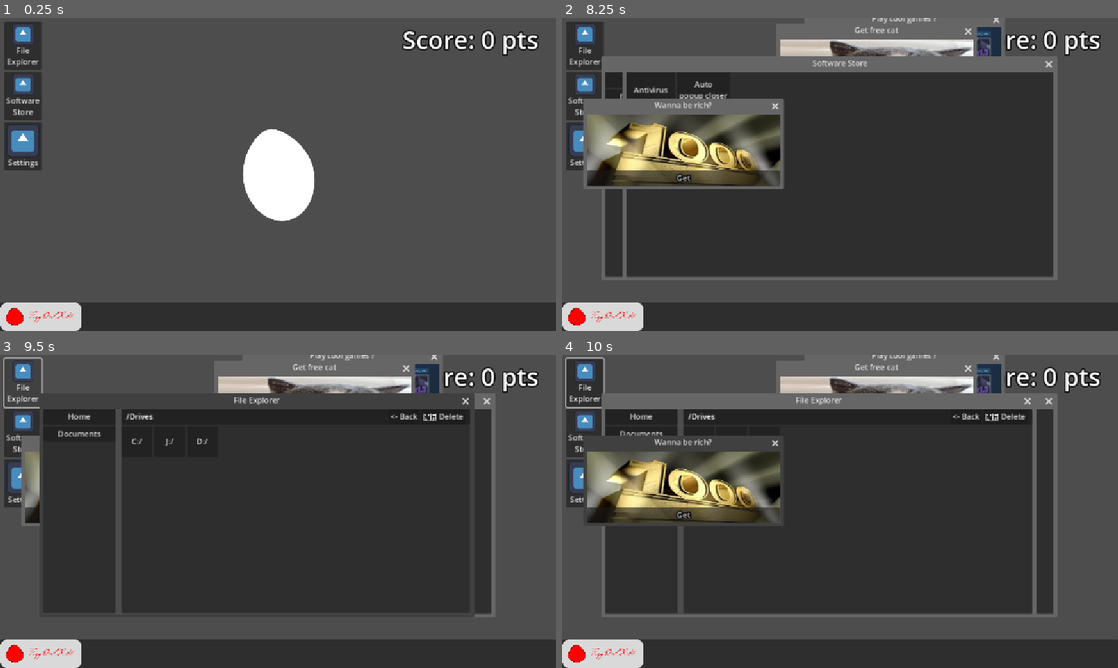
Above: before the commit, frames 1-4 (two rows, left to right).
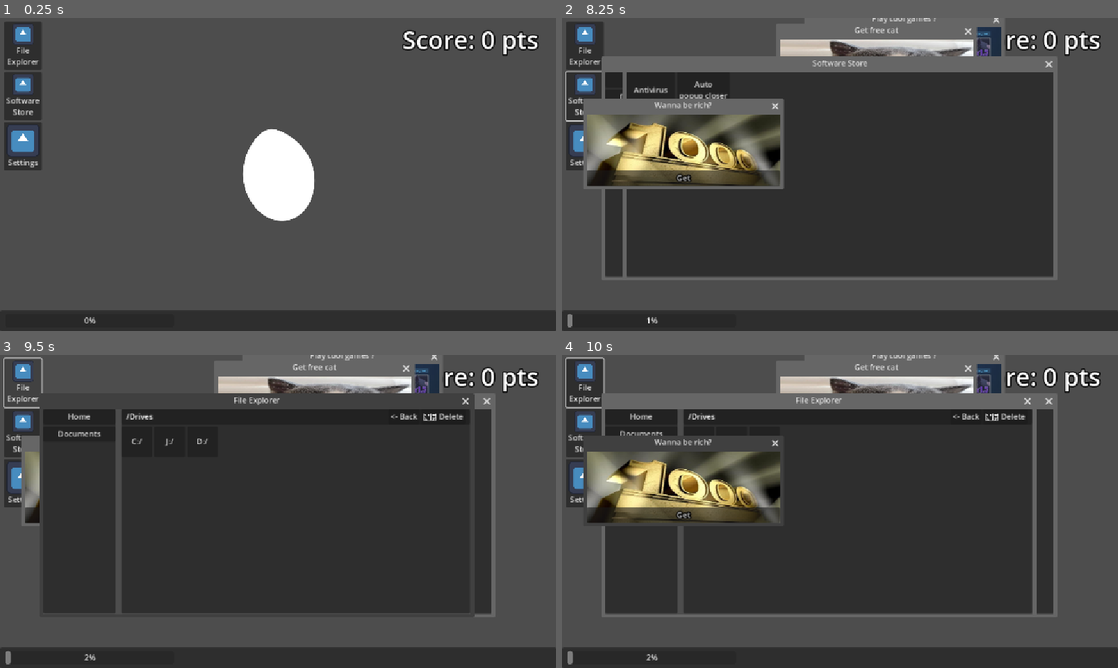
Above: after the commit, the same moments.

Repository: HA-Synchro/VirusControl
Game: Godot game, scene res://scenes/main.tscn
Same seed, same stepped clock (60 frames per second), same inputs: the game is played once before the commit and once after it. The engine's default icon, where the game draws it, is replaced by a stand-in: a white triangle on a blue panel in a dark square.
Inputs (mouse positions are in pixels of both pictures, inside the frame that each line leads up to):
- Up to frame 1 (0.25 s): no input
- Up to frame 2 (8.25 s): click (612, 315) at 0.52 s; click "File Explorer" at 1.25 s; click "Software Store" at 2 s; click "Antivirus (50 Pts)" at 2.75 s; click "Get" at 3.5 s; click "Home" at 4.25 s; click "Documents" at 5 s; click "C:/" at 5.75 s; click "J:/" at 6.5 s; click "D:/" at 7.25 s; click (612, 315) at 8.02 s
- Up to frame 3 (9.5 s): click "File Explorer" at 8.75 s
- Up to frame 4 (10 s): click "Software Store" at 9.5 s

The runs differ from the first frame. In frame 1, 3.4% of the frame differs, in the area x 0-100%, y 90-100%; in frame 2, 3.5%, in the area x 0-100%, y 16-100%; in frame 3, 3.4%; in frame 4, 3.4%.

Commit message:
Infection Meter & Autoclose Ability Upgrade Completed

Diff:
--- a/scenes/main.gd
+++ b/scenes/main.gd
@@ -1,10 +1,12 @@
 extends Control
 class_name DesktopEnvironment
 
+@export var infection_increase_threshold: float = 1.0
 @export var popups: Array[PackedScene]
 
 @export var file_explorer_scene: PackedScene
 @export var software_store_scene: PackedScene
+@export var infection_meter: ProgressBar
 
 @onready var spawn_area: ReferenceRect = $SpawnArea
 @onready var virus_popups: Control = $VirusPopups
@@ -15,11 +17,15 @@
 
 func _ready() -> void:
 	Events.virus_deleted.connect(_on_virus_deleted)
+	Events.autoclose_wait_time_changed.connect(_on_autoclose_wait_time_updated)
 
-func _process(_delta: float) -> void:
+func _process(delta: float) -> void:
 	get_score()
 	Global.score = clampi(Global.score, 0, Global.score)
 	score_label.text = "Score: %d pts" % Global.score
+	if Global.can_virus_popup:
+		infection_meter.value += infection_increase_threshold * delta
+	infection_increase_threshold = 2.0 if virus_popups.get_child_count() >= 10 else 1.0
 
 func create_new_window() -> void:
 	if not Global.antivirus_activated and Global.can_virus_popup:
@@ -50,6 +56,9 @@
 		await get_tree().create_timer(0.1).timeout
 	# TODO: Show Win Screen
 
+func _on_autoclose_wait_time_updated() -> void:
+	autoclose_delay.wait_time = Global.autoclose_timer_wait_time
+
 func _on_window_spawn_delay_timeout() -> void:
 	create_new_window()
 
--- a/scenes/main.tscn
+++ b/scenes/main.tscn
@@ -1,14 +1,11 @@
-[gd_scene load_steps=12 format=3 uid="uid://bhfme4jtr7hxm"]
+[gd_scene load_steps=9 format=3 uid="uid://bhfme4jtr7hxm"]
 
 [ext_resource type="Script" uid="uid://blukyxbov3cah" path="res://scenes/main.gd" id="1_o5qli"]
 [ext_resource type="PackedScene" uid="uid://bq38ld4mhr5ia" path="res://scenes/error_window/error_window.tscn" id="2_0wfyh"]
 [ext_resource type="PackedScene" uid="uid://60p30npm6kti" path="res://scenes/ad_window/ad_window.tscn" id="3_choun"]
 [ext_resource type="Texture2D" uid="uid://dojxsqn2mqxub" path="res://assets/EggOsDefaultWallpaper.png" id="3_o6xl0"]
-[ext_resource type="Texture2D" uid="uid://5r7i1h38ggtr" path="res://assets/egg-os-rekt.png" id="3_sugp2"]
 [ext_resource type="PackedScene" uid="uid://t2pn2cpod3bc" path="res://scenes/file_explorer/file_explorer.tscn" id="3_tipki"]
 [ext_resource type="PackedScene" uid="uid://dibbf0518rqt1" path="res://scenes/software_store/software_store.tscn" id="4_85g3d"]
-[ext_resource type="Texture2D" uid="uid://qs0d0i6gckum" path="res://assets/egg-os-rekt-hovered.png" id="4_jyhfs"]
-[ext_resource type="Texture2D" uid="uid://c44lx7uwvcmr3" path="res://assets/egg-os-pressed.png" id="4_tbgi4"]
 [ext_resource type="Texture2D" uid="uid://d3rdiyojb2uu4" path="res://icon.svg" id="6_tefeu"]
 
 [sub_resource type="LabelSettings" id="LabelSettings_85g3d"]
@@ -16,7 +13,7 @@
 outline_size = 10
 outline_color = Color(0, 0, 0, 1)
 
-[node name="Main" type="Control"]
+[node name="Main" type="Control" node_paths=PackedStringArray("infection_meter")]
 layout_mode = 3
 anchors_preset = 15
 anchor_right = 1.0
@@ -27,6 +24,7 @@
 popups = Array[PackedScene]([ExtResource("3_choun"), ExtResource("2_0wfyh")])
 file_explorer_scene = ExtResource("3_tipki")
 software_store_scene = ExtResource("4_85g3d")
+infection_meter = NodePath("TaskBar/HBoxContainer/MarginContainer/InfectionMeter")
 
 [node name="Background" type="TextureRect" parent="."]
 layout_mode = 1
@@ -44,7 +42,7 @@
 autostart = true
 
 [node name="AutocloseDelay" type="Timer" parent="."]
-wait_time = 0.5
+wait_time = 5.0
 autostart = true
 
 [node name="SpawnArea" type="ReferenceRect" parent="."]
@@ -63,27 +61,32 @@
 border_color = Color(0.0507812, 0.555054, 1, 1)
 border_width = 4.0
 
-[node name="Control" type="PanelContainer" parent="."]
+[node name="TaskBar" type="PanelContainer" parent="."]
 layout_mode = 1
 anchors_preset = 12
 anchor_top = 1.0
 anchor_right = 1.0
 anchor_bottom = 1.0
-offset_top = -60.0
+offset_top = -43.0
 grow_horizontal = 2
 grow_vertical = 0
 
-[node name="TextureButton" type="TextureButton" parent="Control"]
-custom_minimum_size = Vector2(200, 60)
+[node name="HBoxContainer" type="HBoxContainer" parent="TaskBar"]
 layout_mode = 2
 size_flags_horizontal = 0
 size_flags_vertical = 4
-texture_normal = ExtResource("3_sugp2")
-texture_pressed = ExtResource("4_tbgi4")
-texture_hover = ExtResource("4_jyhfs")
-texture_focused = ExtResource("3_sugp2")
-ignore_texture_size = true
-stretch_mode = 4
+
+[node name="MarginContainer" type="MarginContainer" parent="TaskBar/HBoxContainer"]
+layout_mode = 2
+theme_override_constants/margin_left = 10
+theme_override_constants/margin_right = 10
+
+[node name="InfectionMeter" type="ProgressBar" parent="TaskBar/HBoxContainer/MarginContainer"]
+custom_minimum_size = Vector2(350, 0)
+layout_mode = 2
+size_flags_horizontal = 3
+size_flags_vertical = 4
+max_value = 500.0
 
 [node name="DesktopItems" type="GridContainer" parent="."]
 layout_mode = 0
--- a/scenes/software_store/software_store.gd
+++ b/scenes/software_store/software_store.gd
@@ -8,6 +8,9 @@
 		Global.score -= upgrade.item_cost
 		Global[upgrade.item_property] = true
 		upgrade.item_cost += upgrade.item_cost_increase_rate
+		if idx == 0 and Global.autoclose_timer_wait_time >= 0.5:
+			Global.autoclose_timer_wait_time -= 0.5
+			Events.autoclose_wait_time_changed.emit()
 	else:
 		print_rich("[color=tomato]Not Enough Points![/color]")
 
--- a/utils/autoloads/events.gd
+++ b/utils/autoloads/events.gd
@@ -1,3 +1,5 @@
 extends Node
 
-signal virus_deleted
+signal virus_deleted # Win Game
+signal system_infected # Game Over
+signal autoclose_wait_time_changed
--- a/utils/autoloads/global.gd
+++ b/utils/autoloads/global.gd
@@ -9,5 +9,7 @@
 
 var virus_deleted: bool = false
 
+var autoclose_timer_wait_time: float = 5.0
+
 func increase_score(amount: int) -> void:
 	score += amount
